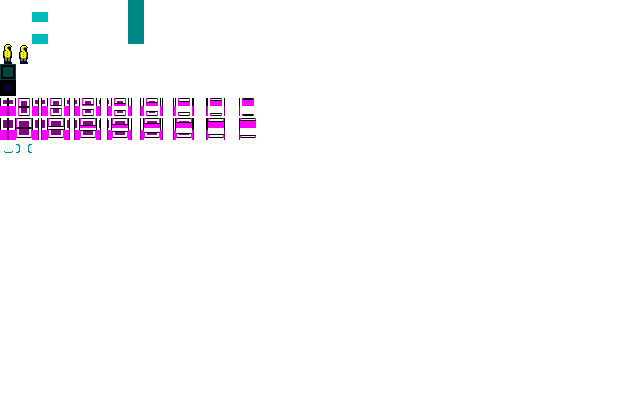
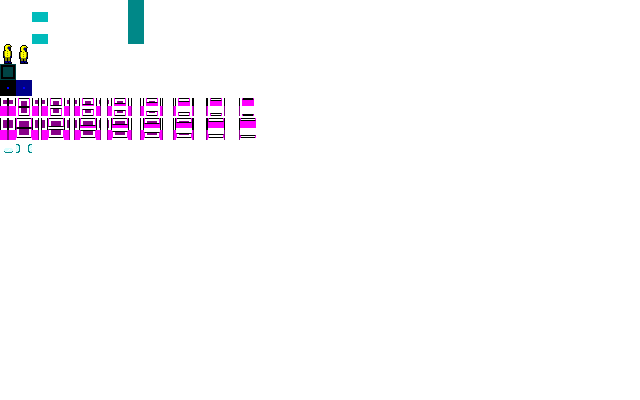
Layered file, before and after one edit (w=640, h=400). Changes by layer:
added layer "InnerWater" above "OuterFloor" over box(16, 80, 32, 96)
